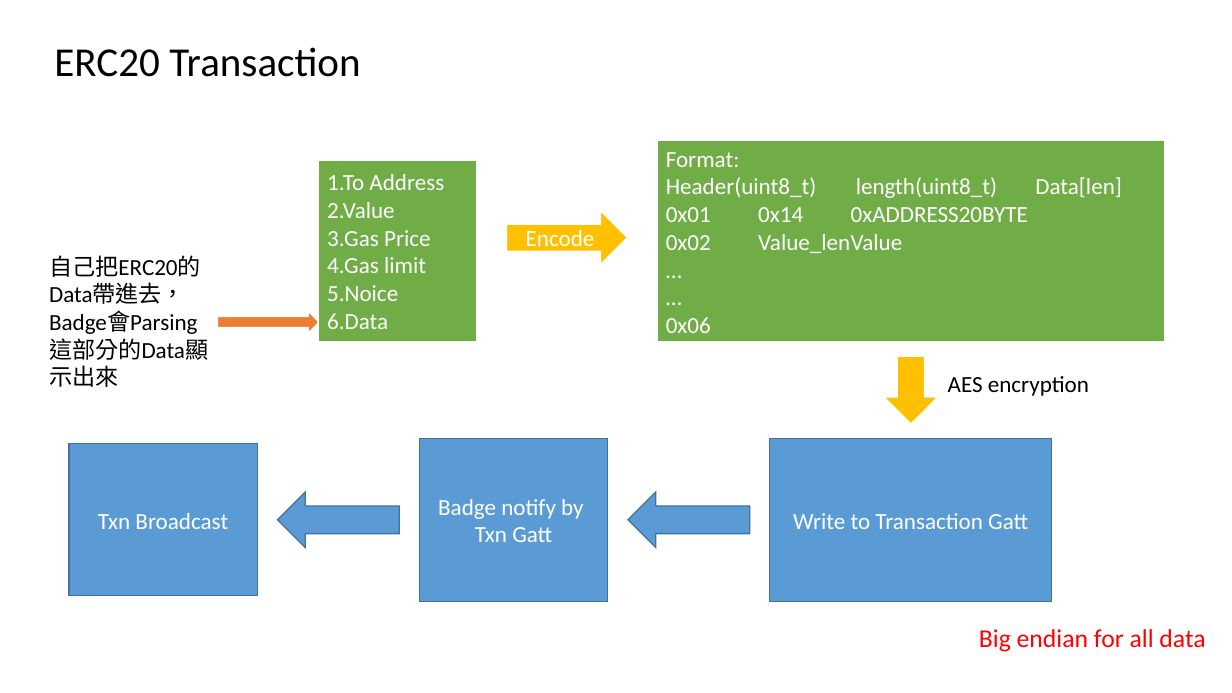
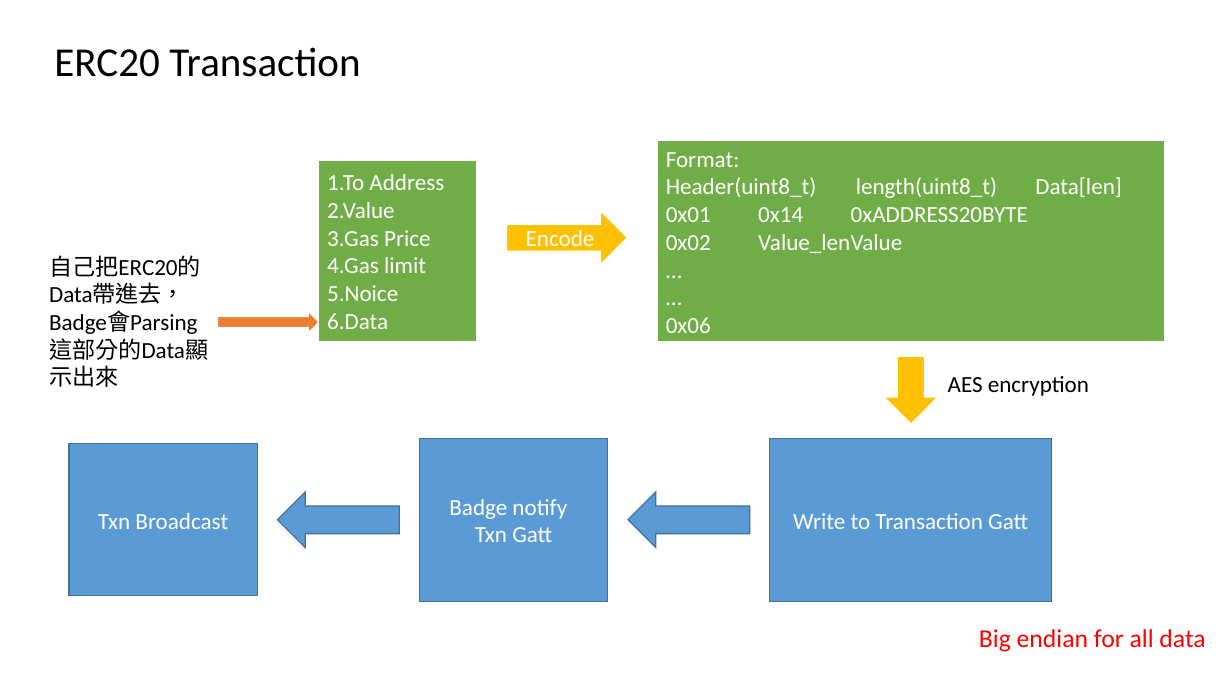
Before and after one commit to will127534/HITCON-Badge-2018, a slide deck: slide 9 of Software/Hitcon Badge BLE explain.pptx. Drawn at 1232x693 pixels with LibreOffice and Linux fonts; fonts in the diff are those of the drawing. Boxes give left, top, right and bottom in pixels: in the first picture for what was removed or moved away, otherwise in the second. Text is boxed around its words. In the diff, an @@ line names an element or a change of style, - is before the commit and + after.

```diff
--- a/Software/Hitcon Badge BLE explain.pptx
+++ b/Software/Hitcon Badge BLE explain.pptx
@@ text in rectangle at <box>449,499,567,519</box>: text changed @@
-Badge notify by
+Badge notify
```
Also in this commit, not shown: 16 other files.
